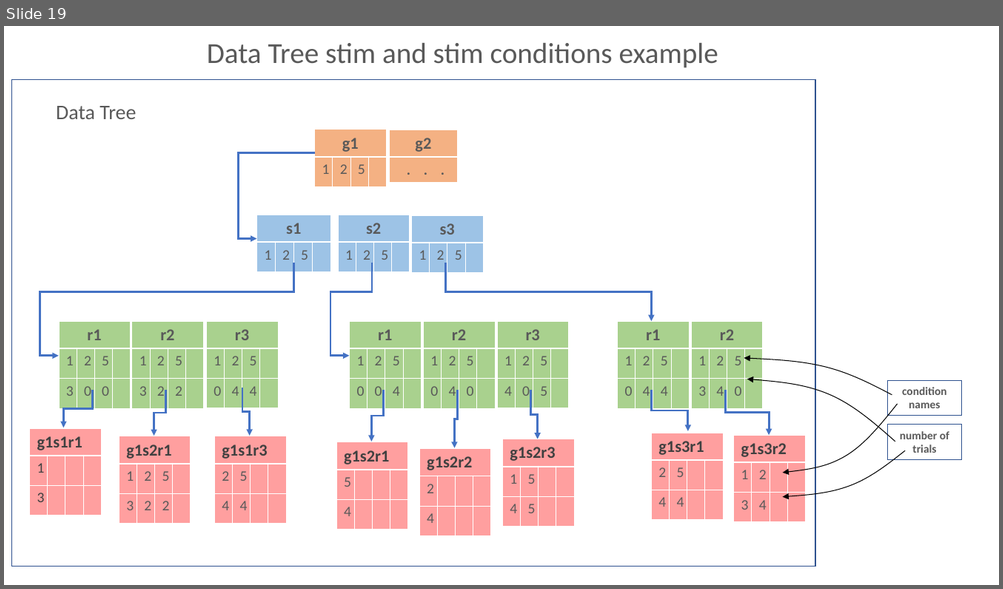
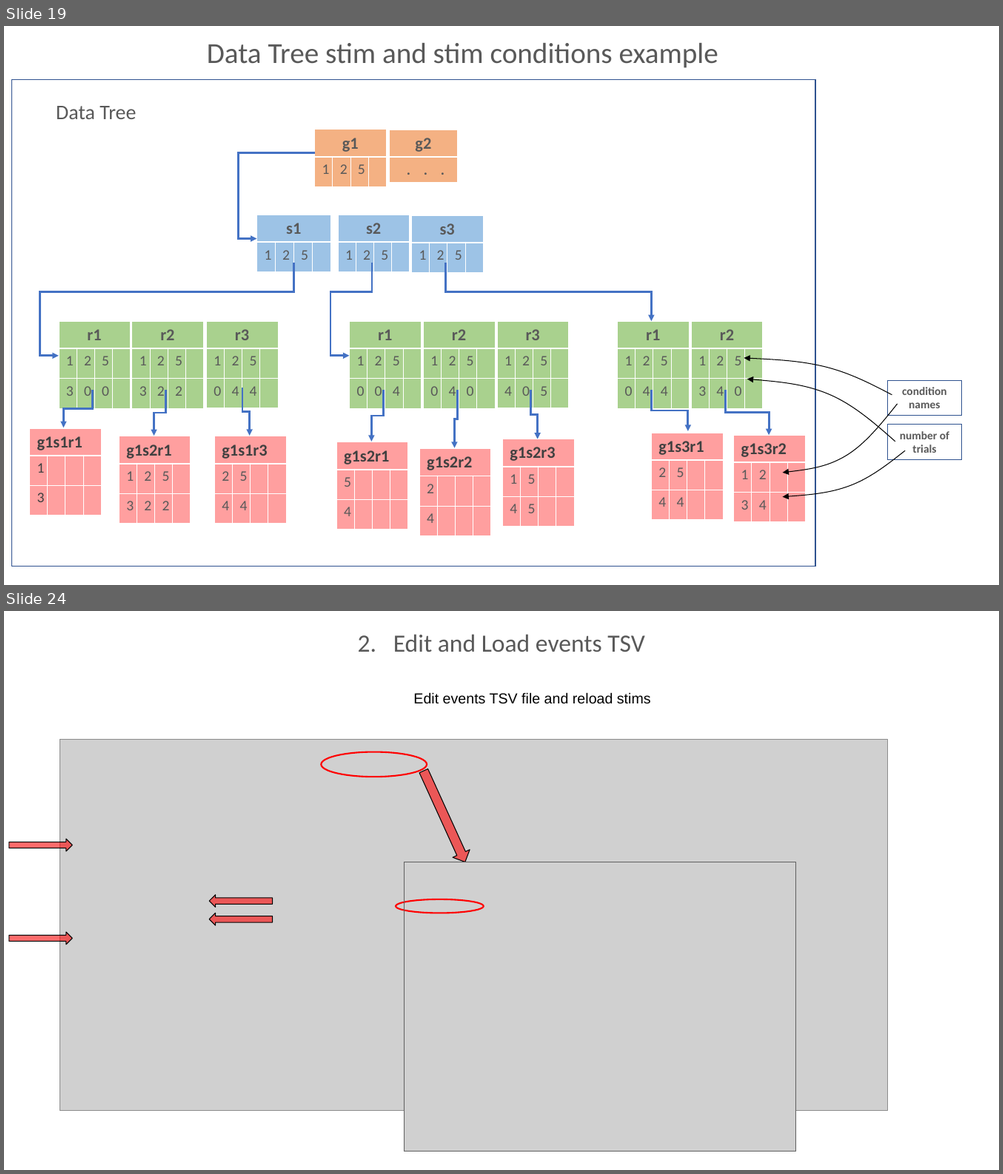
Before and after one commit to BUNPC/Homer3, a slide deck: Docs/DesignNotes.ppt. Shown one above the other, each under a label of ours: slide 19 before the commit, slides 19 and 24 after it; the slides between them are not shown. The pictures are 1003x589 and 1003x1174 pixels, drawn with LibreOffice and Linux fonts; fonts in the diff are those of the drawing; grey boxes stand for pictures. Boxes give left, top, right and bottom in pixels: in the first picture for what was removed or moved away, otherwise in the second. Text is boxed around its words. In the diff, an @@ line names an element or a change of style, - is before the commit and + after.

```diff
--- a/Docs/DesignNotes.ppt
+++ b/Docs/DesignNotes.ppt
@@ slide 24 added at <box>4,611,999,1170</box>, background #FFFFFF @@
@@ text added at <box>358,634,644,652</box>, 24 pt, text #595959 @@
+2. Edit and Load events TSV
@@ text added at <box>413,692,651,704</box>, 14 pt, text #000000 @@
+Edit events TSV file and reload stims
@@ picture added at <box>60,739,887,1111</box> @@
@@ ellipse added at <box>321,752,427,777</box>, outline #FF0000 1.5 pt @@
@@ right arrow added at <box>415,767,473,866</box>, fill #FF0000 at 58% opacity, outline #000000 0.74 pt @@
@@ right arrow added at <box>9,839,73,851</box>, fill #FF0000 at 58% opacity, outline #000000 0.74 pt @@
@@ picture added at <box>404,863,795,1151</box> @@
@@ rectangle added at <box>404,863,795,1151</box>, outline #606060 0.74 pt @@
@@ right arrow added at <box>209,895,273,908</box>, fill #FF0000 at 58% opacity, outline #000000 0.74 pt @@
@@ right arrow added at <box>209,913,273,925</box>, fill #FF0000 at 58% opacity, outline #000000 0.74 pt @@
@@ ellipse added at <box>395,900,484,913</box>, outline #FF0000 1.5 pt @@
@@ right arrow added at <box>9,932,73,945</box>, fill #FF0000 at 58% opacity, outline #000000 0.74 pt @@
```
Also in this commit, not shown: 2 slides changed, 11 other slides added, 6 slides removed, 11 other files.
